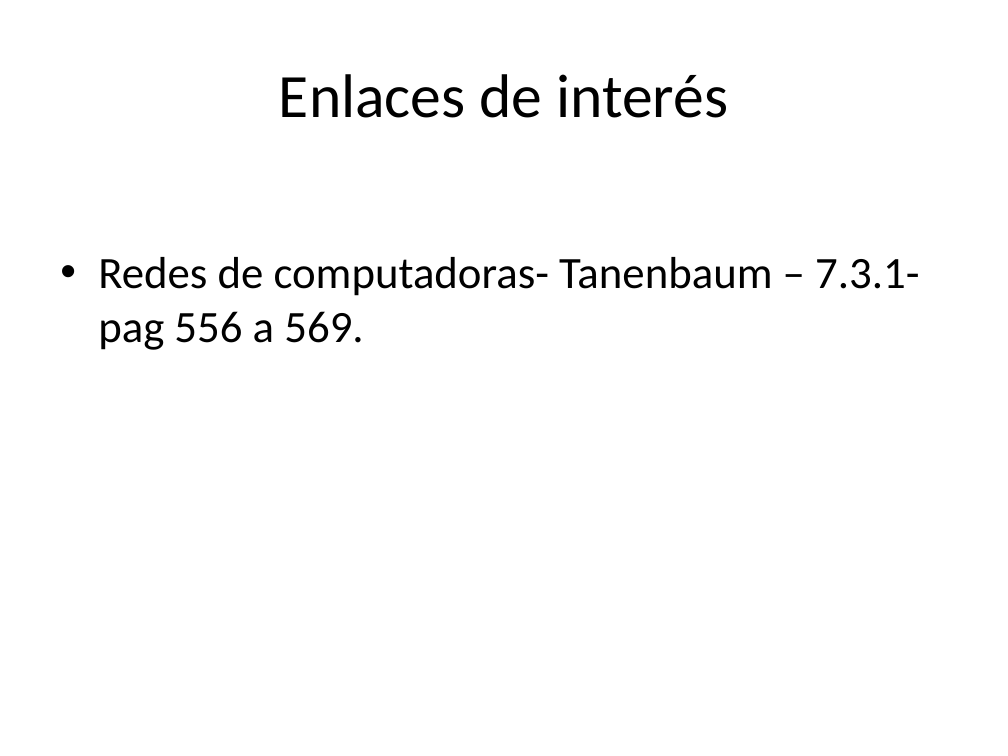
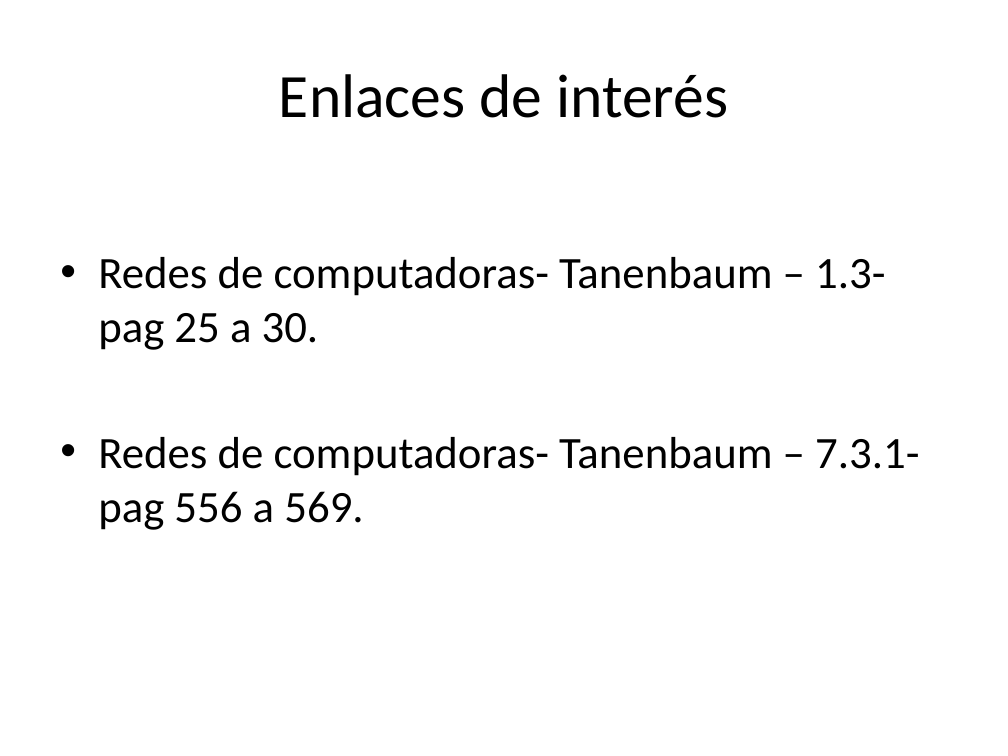
Before and after one commit to ceta-project/materiales, a slide deck: slide 17 of Ceta-02-CS-Http.pptx (slide 5 before the commit). Drawn at 1008x756 pixels with LibreOffice and Linux fonts; fonts in the diff are those of the drawing. Boxes give left, top, right and bottom in pixels: in the first picture for what was removed or moved away, otherwise in the second. Text is boxed around its words. In the diff, an @@ line names an element or a change of style, - is before the commit and + after.

```diff
--- a/Ceta-02-CS-Http.pptx
+++ b/Ceta-02-CS-Http.pptx
@@ text at <box>98,257,885,350</box>: paragraph added @@
+• Redes de computadoras- Tanenbaum – 1.3- pag 25 a 30.
```
Also in this commit, not shown: 1 other slide changed, 13 slides added, 1 slide removed, 3 other files.
